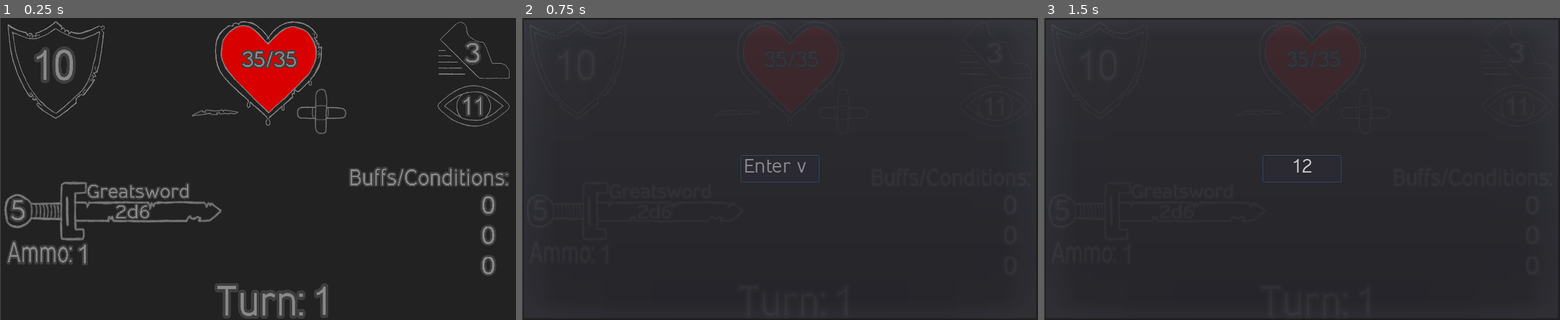
Above: before the commit, frames 1-3 (left to right).
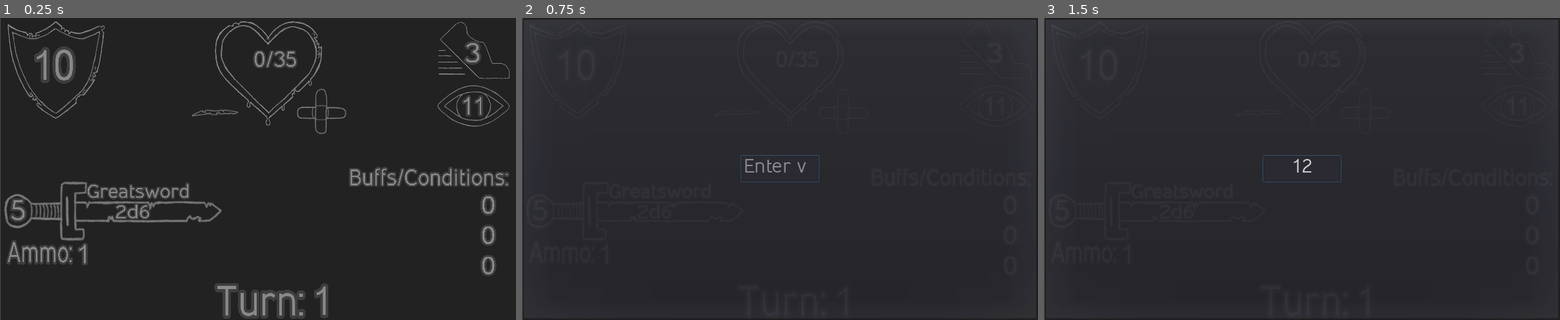
Above: after the commit, the same moments.

Repository: Vargdidan/CombatMate
Game: Godot game, scene res://Combat.tscn
The game is run twice, just before and just after one commit, with the same random seed, the same clock (stepped at 60 frames per second) and the same inputs.
Inputs (mouse positions are in pixels of both pictures, inside the frame that each line leads up to):
- Up to frame 1 (0.25 s): no input
- Up to frame 2 (0.75 s): click (578, 69) at 0.52 s
- Up to frame 3 (1.5 s): click (1302, 169) at 1.27 s; type "12" at 1.35 s

The runs differ from the first frame. In frame 1, 3.1% of the frame differs, in the area x 43-62%, y 2-32%; in frame 2, less than 0.1%; in frame 3, less than 0.1%.

Commit message:
Save and load hp to and from json

Diff:
--- /dev/null
+++ b/DungeonMate/Combat.gd
@@ -0,0 +1,34 @@
+extends Node2D
+
+func _ready():
+	_load_session()
+
+func _notification(what):
+	if what == MainLoop.NOTIFICATION_WM_QUIT_REQUEST:
+		_save_session()
+		get_tree().quit()
+
+func _save_session():
+	var save_session = File.new()
+	save_session.open("user://savedsession.save", File.WRITE)
+	var save_nodes = get_tree().get_nodes_in_group("Persist")
+	for node in save_nodes:
+		var node_data = node.call("save")
+		save_session.store_line(to_json(node_data))
+	save_session.close()
+
+func _load_session():
+	var saved_session = File.new()
+	if not saved_session.file_exists("user://savedsession.save"):
+		return
+
+	saved_session.open("user://savedsession.save", File.READ)
+	while not saved_session.eof_reached():
+		var current_line = parse_json(saved_session.get_line())
+		if (current_line == null):
+			continue
+		var save_nodes = get_tree().get_nodes_in_group("Persist")
+		for node in save_nodes:
+			node.load_from_json(current_line)
+
+	saved_session.close()
--- a/DungeonMate/Combat.tscn
+++ b/DungeonMate/Combat.tscn
@@ -1,33 +1,33 @@
-[gd_scene load_steps=22 format=2]
-
-[ext_resource path="res://icons/blank.png" type="Texture" id=1]
-[ext_resource path="res://AC.gd" type="Script" id=2]
-[ext_resource path="res://icons/skjold.png" type="Texture" id=3]
-[ext_resource path="res://Font/Combat.tres" type="DynamicFont" id=4]
-[ext_resource path="res://HP.gd" type="Script" id=5]
-[ext_resource path="res://icons/Heart_damaged.png" type="Texture" id=6]
-[ext_resource path="res://icons/Heart_progress.png" type="Texture" id=7]
-[ext_resource path="res://icons/Scar.png" type="Texture" id=8]
-[ext_resource path="res://icons/bandaid.png" type="Texture" id=9]
-[ext_resource path="res://INIT.gd" type="Script" id=10]
-[ext_resource path="res://icons/shoe.png" type="Texture" id=11]
-[ext_resource path="res://PER.gd" type="Script" id=12]
-[ext_resource path="res://icons/eye.png" type="Texture" id=13]
-[ext_resource path="res://Weapon.gd" type="Script" id=14]
-[ext_resource path="res://icons/sword.png" type="Texture" id=15]
-[ext_resource path="res://Ammo.gd" type="Script" id=16]
-[ext_resource path="res://Turns.gd" type="Script" id=17]
-[ext_resource path="res://Conditions.gd" type="Script" id=18]
-[ext_resource path="res://InputPopup.gd" type="Script" id=19]
-[ext_resource path="res://Font/Inprimis55regular_v126free.ttf" type="DynamicFontData" id=20]
+[gd_scene load_steps=23 format=2]
+
+[ext_resource path="res://Combat.gd" type="Script" id=1]
+[ext_resource path="res://icons/blank.png" type="Texture" id=2]
+[ext_resource path="res://AC.gd" type="Script" id=3]
+[ext_resource path="res://icons/skjold.png" type="Texture" id=4]
+[ext_resource path="res://Font/Combat.tres" type="DynamicFont" id=5]
+[ext_resource path="res://HP.gd" type="Script" id=6]
+[ext_resource path="res://icons/Heart_damaged.png" type="Texture" id=7]
+[ext_resource path="res://icons/Heart_progress.png" type="Texture" id=8]
+[ext_resource path="res://icons/Scar.png" type="Texture" id=9]
+[ext_resource path="res://icons/bandaid.png" type="Texture" id=10]
+[ext_resource path="res://INIT.gd" type="Script" id=11]
+[ext_resource path="res://icons/shoe.png" type="Texture" id=12]
+[ext_resource path="res://PER.gd" type="Script" id=13]
+[ext_resource path="res://icons/eye.png" type="Texture" id=14]
+[ext_resource path="res://Weapon.gd" type="Script" id=15]
+[ext_resource path="res://icons/sword.png" type="Texture" id=16]
+[ext_resource path="res://Ammo.gd" type="Script" id=17]
+[ext_resource path="res://Turns.gd" type="Script" id=18]
+[ext_resource path="res://Conditions.gd" type="Script" id=19]
+[ext_resource path="res://InputPopup.gd" type="Script" id=20]
+[ext_resource path="res://Font/Inprimis55regular_v126free.ttf" type="DynamicFontData" id=21]
 
 [sub_resource type="DynamicFont" id=1]
 size = 40
-font_data = ExtResource( 20 )
+font_data = ExtResource( 21 )
 
 [node name="Root" type="Node2D"]
-
-[node name="Tween" type="Tween" parent="."]
+script = ExtResource( 1 )
 
 [node name="Background" type="Node2D" parent="."]
 editor/display_folded = true
@@ -61,13 +61,15 @@
 margin_right = 370.418
 margin_bottom = 356.28
 rect_scale = Vector2( 0.635, 0.69 )
-custom_fonts/font = ExtResource( 4 )
+custom_fonts/font = ExtResource( 5 )
 custom_colors/font_color = Color( 0.541176, 0.541176, 0.541176, 1 )
 text = "10"
 
-[node name="HP" type="Node2D" parent="."]
-editor/display_folded = true
-script = ExtResource( 5 )
+[node name="HP" type="Node2D" parent="." groups=[
+"Persist",
+]]
+editor/display_folded = true
+script = ExtResource( 6 )
 
 [node name="TextureProgress" type="TextureProgress" parent="HP"]
 margin_left = 415.087
@@ -125,9 +127,10 @@
 rect_scale = Vector2( 21.8796, 10.5711 )
 
 [node name="Scar" type="Sprite" parent="HP"]
+editor/display_folded = true
 modulate = Color( 0.541176, 0.541176, 0.541176, 1 )
 position = Vector2( 427.7, 189 )
-texture = ExtResource( 8 )
+texture = ExtResource( 9 )
 
 [node name="scar_button" type="TextureButton" parent="HP/Scar"]
 margin_left = -50.0
@@ -137,9 +140,10 @@
 rect_scale = Vector2( 2.41009, 1.06742 )
 
 [node name="bandaid" type="Sprite" parent="HP"]
+editor/display_folded = true
 modulate = Color( 0.541176, 0.541176, 0.541176, 1 )
 position = Vector2( 638.6, 186.15 )
-texture = ExtResource( 9 )
+texture = ExtResource( 10 )
 
 [node name="bandaid_button" type="TextureButton" parent="HP/bandaid"]
 margin_left = -49.0
@@ -148,15 +152,17 @@
 margin_bottom = -7.0
 rect_scale = Vector2( 2.4442, 2.30813 )
 
+[node name="Tween" type="Tween" parent="HP"]
+
 [node name="INIT" type="Node2D" parent="."]
 editor/display_folded = true
-script = ExtResource( 10 )
+script = ExtResource( 11 )
 
 [node name="shoe" type="Sprite" parent="INIT"]
 modulate = Color( 0.541176, 0.541176, 0.541176, 1 )
 position = Vector2( 940.325, 64.8901 )
 scale = Vector2( 0.2, 0.2 )
-texture = ExtResource( 11 )
+texture = ExtResource( 12 )
 
 [node name="TextureButton" type="TextureButton" parent="INIT"]
 margin_left = 866.635
@@ -299,9 +305,10 @@
 rect_scale = Vector2( 5.25581, 2.03921 )
 
 [node name="Turns" type="Node2D" parent="."]
+editor/display_folded = true
 position = Vector2( 421.271, 8.45248 )
 scale = Vector2( 0.910115, 0.994949 )
-script = ExtResource( 17 )
+script = ExtResource( 18 )
 
 [node name="text" type="Label" parent="Turns"]
 margin_left = 8.00003
--- a/DungeonMate/HP.gd
+++ b/DungeonMate/HP.gd
@@ -6,15 +6,11 @@
 onready var current_label = get_node("TextureProgress/current")
 
 onready var texture_progress = get_node("TextureProgress")
-onready var tween = get_parent().get_node("Tween")
+onready var tween = get_node("Tween")
 
 func _ready():
 	var inputPopup = get_parent().get_node("InputPopup")
 	self.connect("input_popup", inputPopup, "_enter_value")
-
-	texture_progress.max_value = int(max_label.get_text())
-	texture_progress.value = int(current_label.get_text())
-	animated_health = texture_progress.value
 
 func _process(delta):
 	current_label.set_text(String(int(animated_health)))
@@ -59,3 +55,23 @@
 	if (new_value > texture_progress.max_value):
 		new_value = texture_progress.max_value
 	_setHP(new_value)
+
+func save():
+	var save_dict = {
+		"node_hp" : {
+		"current_hp" : texture_progress.value,
+		"max_hp" : texture_progress.max_value
+		}}
+	return save_dict
+
+func load_from_json(json):
+	var node_hp = json["node_hp"]
+	if (node_hp == null):
+		return
+	var current = node_hp["current_hp"]
+	texture_progress.value = int(current)
+	current_label.set_text(String(current))
+	animated_health = current
+	var max_hp = node_hp["max_hp"]
+	texture_progress.max_value = int(max_hp)
+	max_label.set_text(String(max_hp))
Not shown: 24 places in DungeonMate/Combat.tscn that only renumber resources
